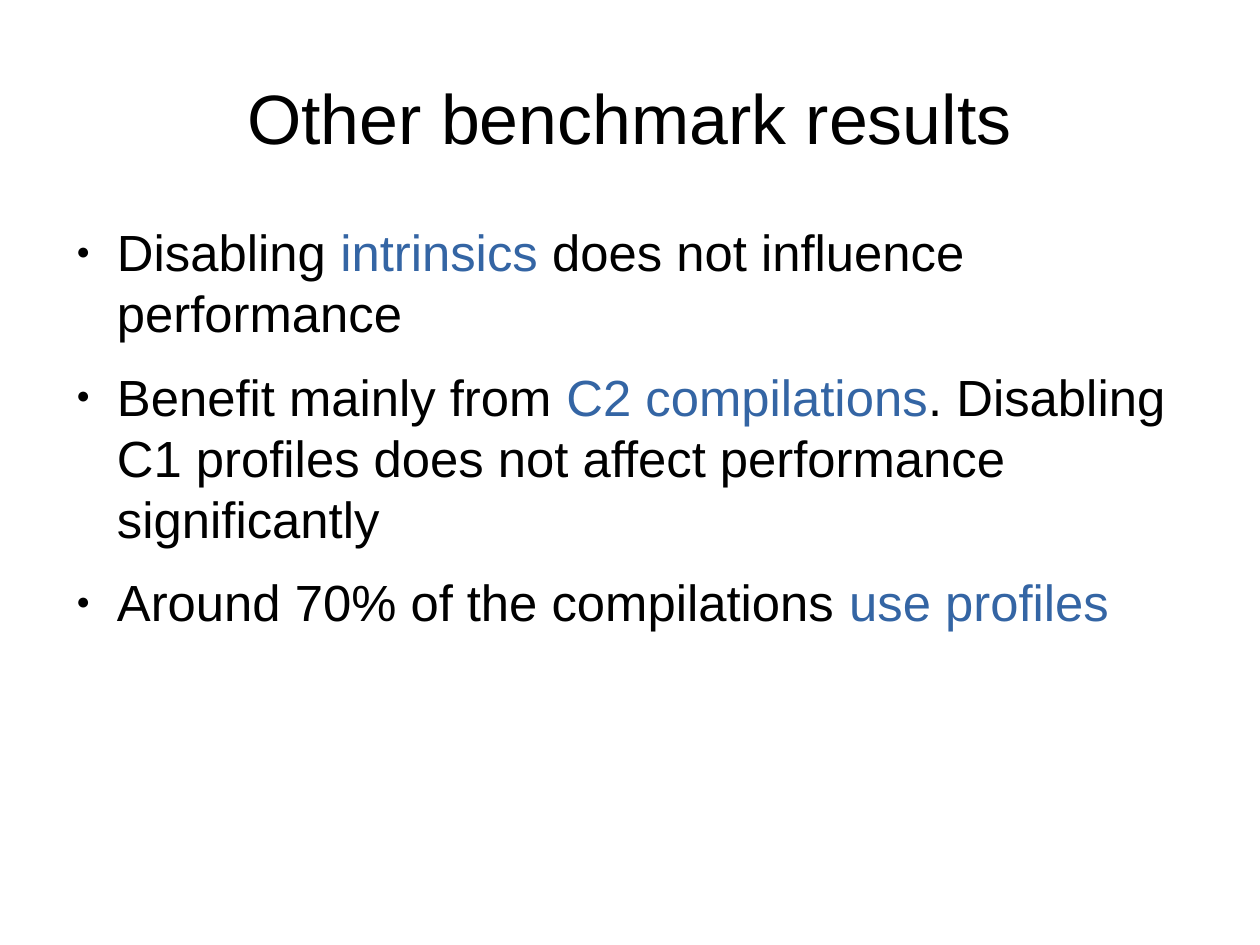
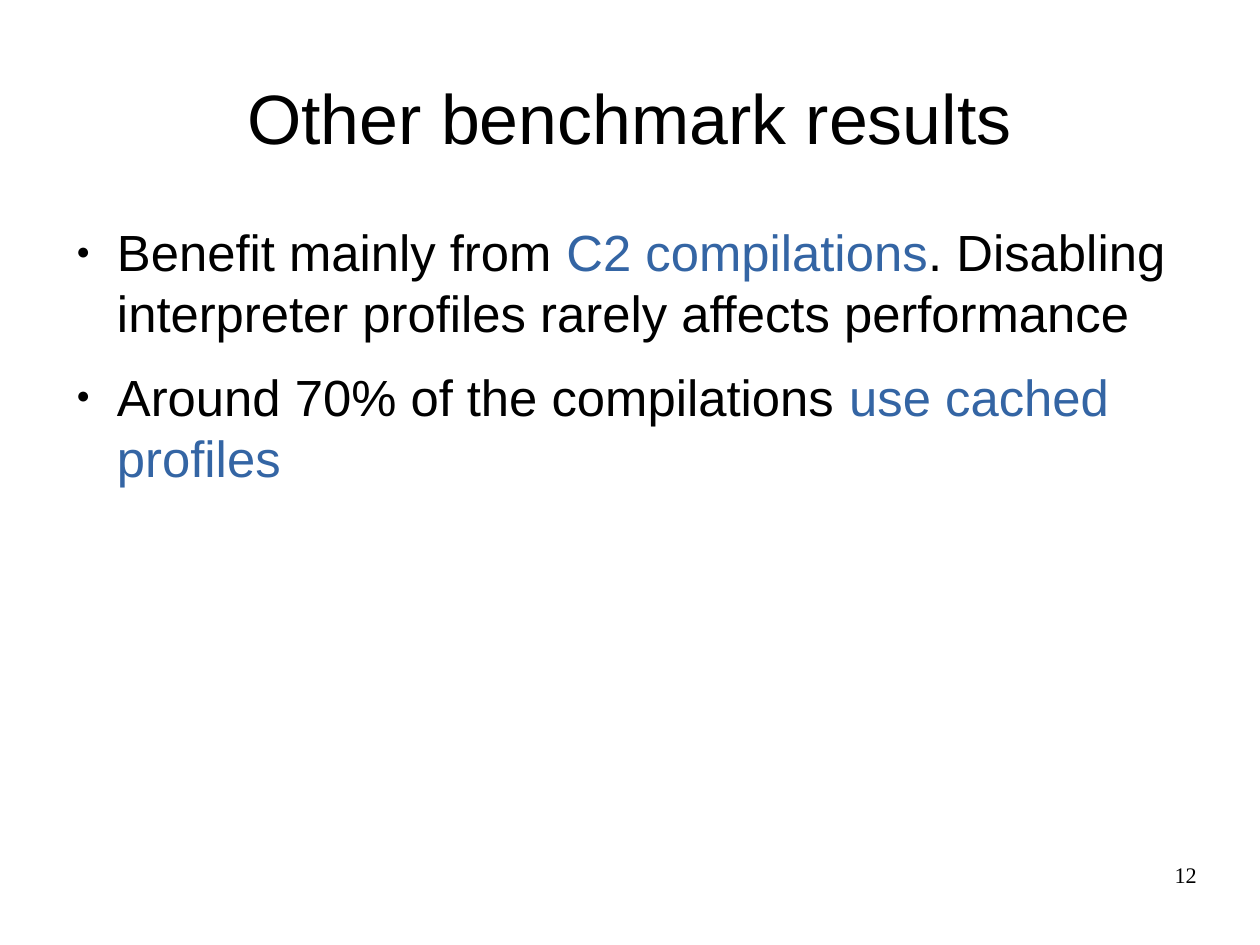
Before and after one commit to mohlerm/hotspot, a slide deck: slide 12 of presentation/profile_caching_mohlerm_presentation.odp (slide 13 before the commit). Drawn at 1260x945 pixels with LibreOffice and Linux fonts; fonts in the diff are those of the drawing. Boxes give left, top, right and bottom in pixels: in the first picture for what was removed or moved away, otherwise in the second. Text is boxed around its words. In the diff, an @@ line names an element or a change of style, - is before the commit and + after.

```diff
--- a/presentation/profile_caching_mohlerm_presentation.odp
+++ b/presentation/profile_caching_mohlerm_presentation.odp
@@ text at [117, 234, 1165, 487]: text changed @@
-● Disabling intrinsics does not influence performance
-● Benefit mainly from C2 compilations. Disabling C1 profiles does not affect performance significantly
-● Around 70% of the compilations use profiles
+● Benefit mainly from C2 compilations. Disabling interpreter profiles rarely affects performance
+● Around 70% of the compilations use cached profiles
@@ page number added at [1175, 868, 1197, 883], 14 pt, text #000000 @@
+12
```
Also in this commit, not shown: 9 other slides changed, 12 slides added, 7 slides removed, 37 other files.
